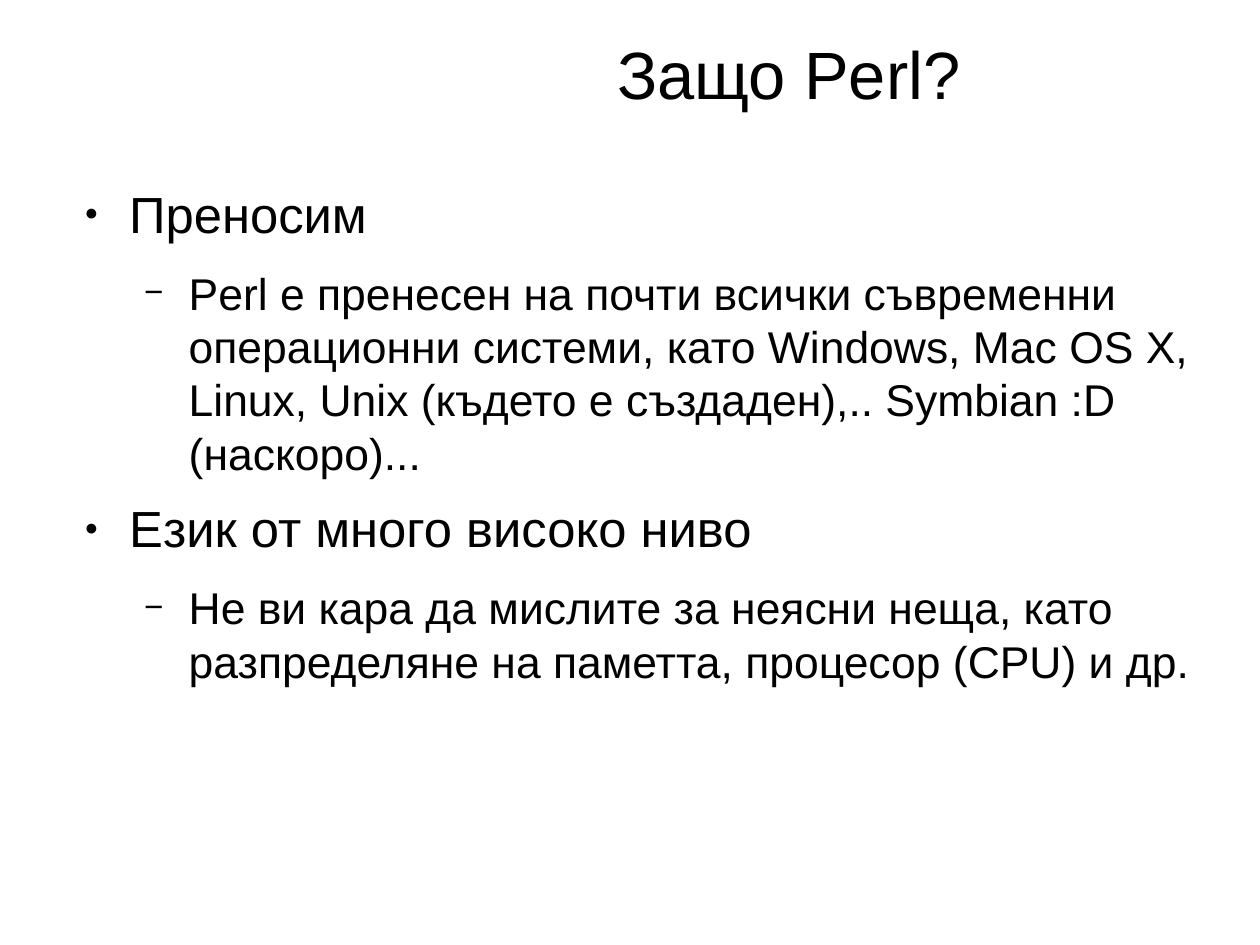
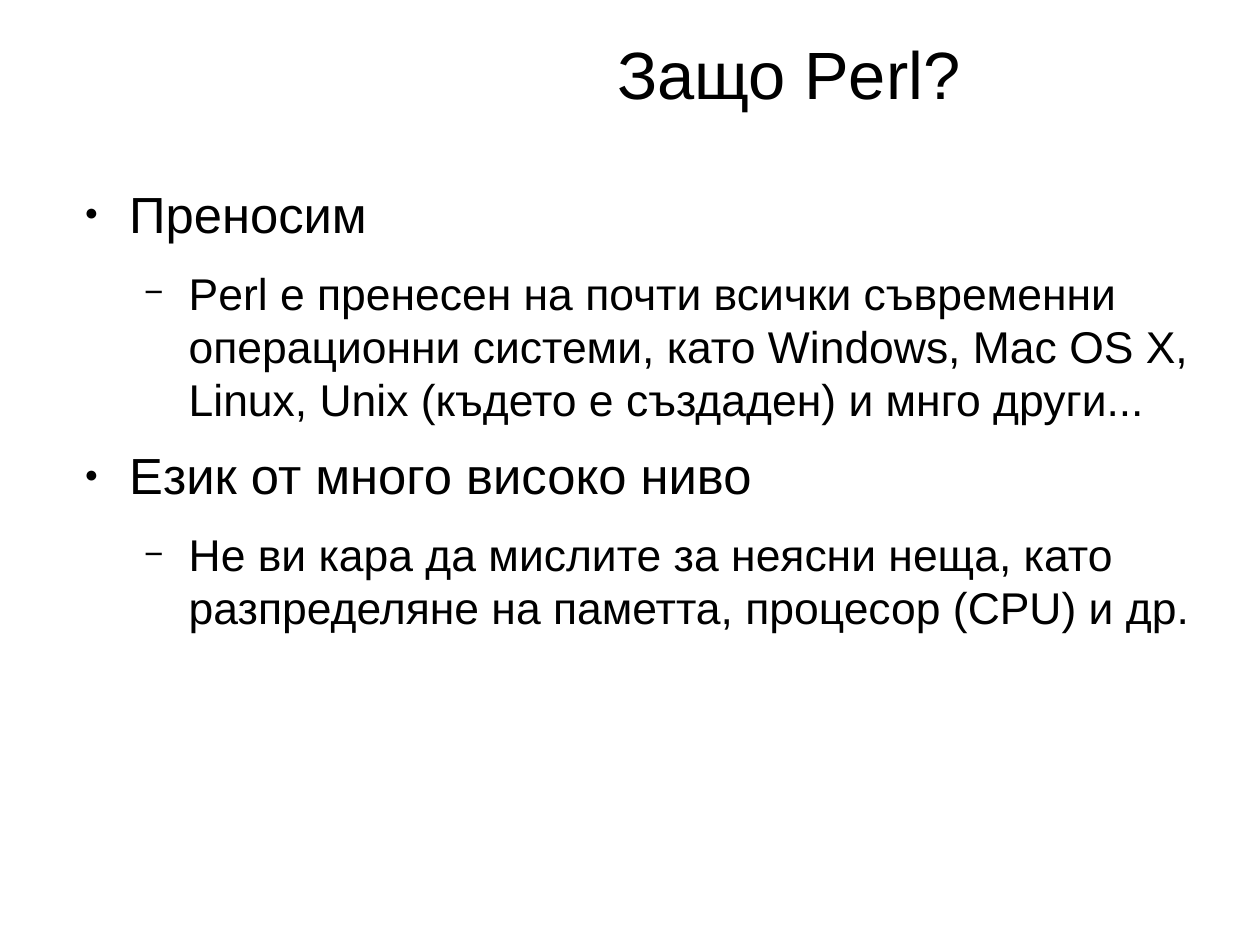
Before and after one commit to kberov/PerlProgrammingCourse, a slide deck: slide 13 of 01_intro_bg.odp. Drawn at 1260x945 pixels with LibreOffice and Linux fonts; fonts in the diff are those of the drawing; background and template pictures are left out. Boxes give left, top, right and bottom in pixels: in the first picture for what was removed or moved away, otherwise in the second. Text is boxed around its words. In the diff, an @@ line names an element or a change of style, - is before the commit and + after.

```diff
--- a/01_intro_bg.odp
+++ b/01_intro_bg.odp
@@ text at (x1=189, y1=277, x2=1188, y2=426): text changed @@
-  − Perl е пренесен на почти всички съвременни операционни системи, като Windows, Mac OS X, Linux, Unix (където е създаден),.. Symbian :D (наскоро)...
+  − Perl е пренесен на почти всички съвременни операционни системи, като Windows, Mac OS X, Linux, Unix (където е създаден) и мнго други...
```
Also in this commit, not shown: 13 other slides changed, 1 slide added, 1 slide removed, 1 other file.
